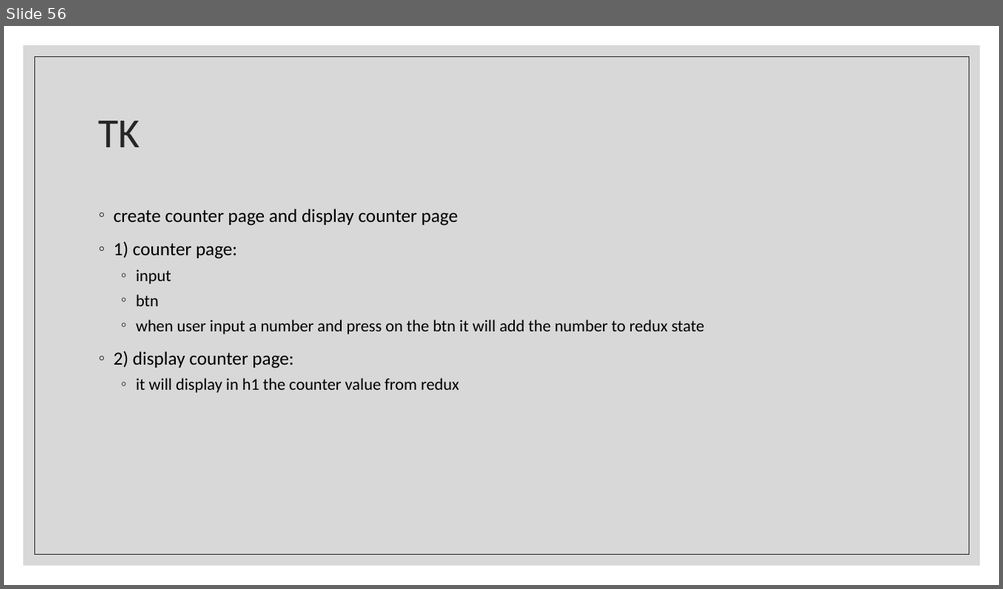
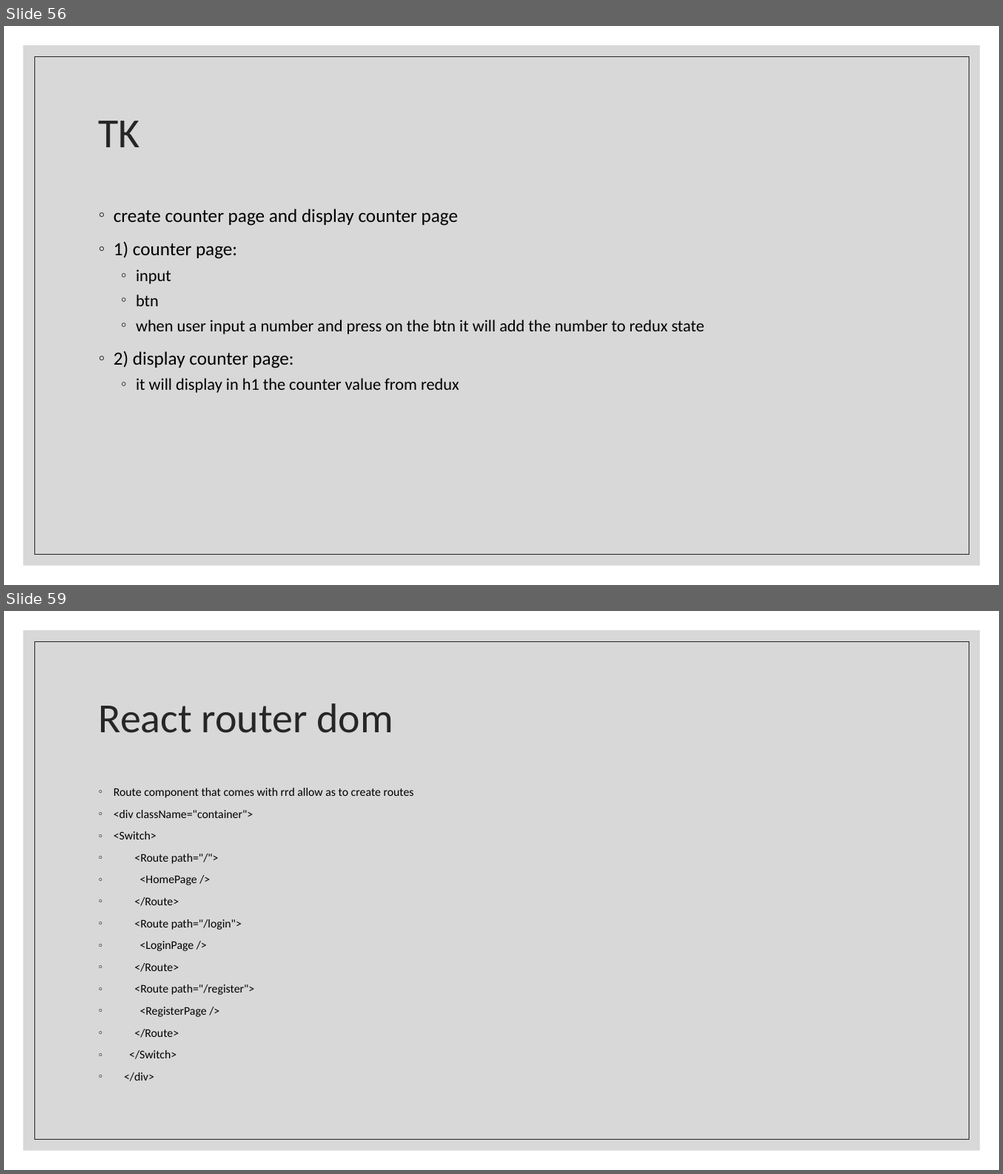
Before and after one commit to Rlss91/ht_W011121MR_morning_first-project, a slide deck: docs/React.pptx. Shown one above the other, each under a label of ours: slide 56 before the commit, slides 56 and 59 after it; the slides between them are not shown. The pictures are 1003x589 and 1003x1174 pixels, drawn with LibreOffice and Linux fonts; fonts in the diff are those of the drawing. Boxes give left, top, right and bottom in pixels: in the first picture for what was removed or moved away, otherwise in the second. Text is boxed around its words. In the diff, an @@ line names an element or a change of style, - is before the commit and + after.

```diff
--- a/docs/React.pptx
+++ b/docs/React.pptx
@@ slide 59 added at (x1=4, y1=611, x2=999, y2=1170), background #FFFFFF; not listed: 2 template elements that a slide beside it also shows @@
@@ title added at (x1=99, y1=703, x2=393, y2=733), 40 pt, text #262626 @@
+React router dom
@@ text added at (x1=114, y1=788, x2=414, y2=1082), 11.2 pt, text #000000 @@
+◦ Route component that comes with rrd allow as to create routes
+◦ <div className="container">
+◦ <Switch>
+◦ <Route path="/">
+◦ <HomePage />
+◦ </Route>
+◦ <Route path="/login">
+◦ <LoginPage />
+◦ </Route>
+◦ <Route path="/register">
+◦ <RegisterPage />
+◦ </Route>
+◦ </Switch>
+◦ </div>
```
Also in this commit, not shown: 4 other slides added, 9 other files.
